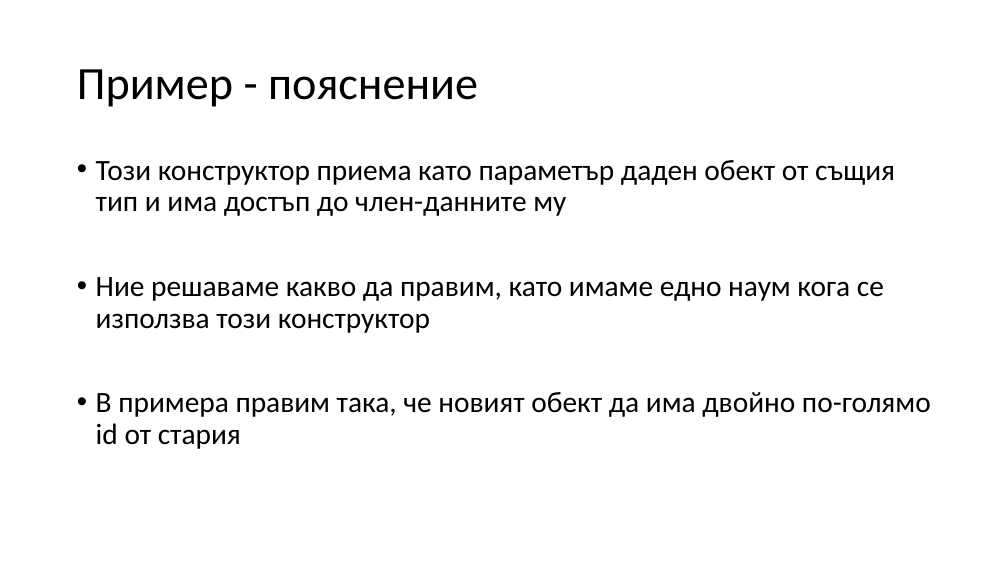
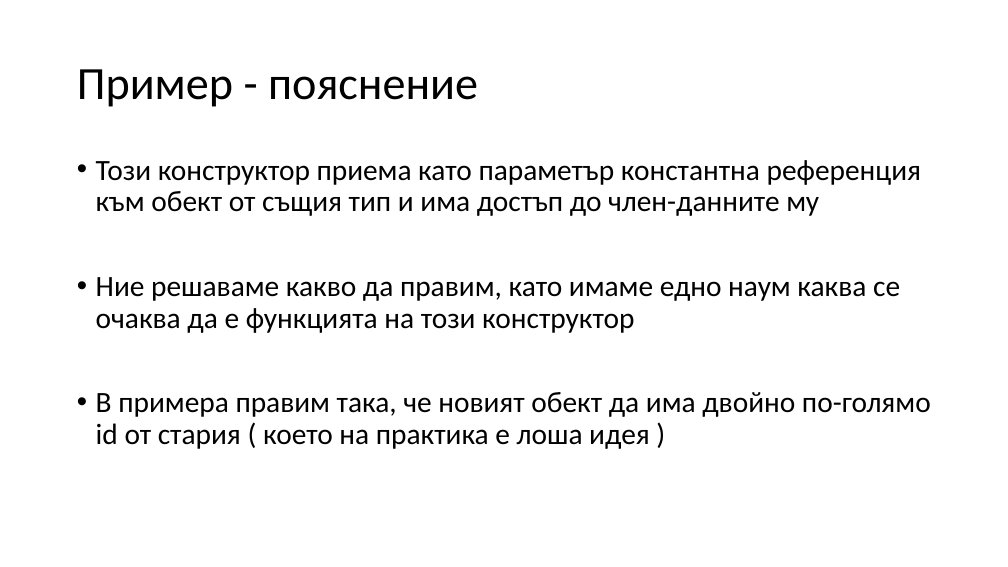
Before and after one commit to Mapmo/Uni-CPP, a slide deck: slide 28 of Object-Oriented Programming/Consultation1/Consultation1_2.pptx. Drawn at 1008x567 pixels with LibreOffice and Linux fonts; fonts in the diff are those of the drawing. Boxes give left, top, right and bottom in pixels: in the first picture for what was removed or moved away, otherwise in the second. Text is boxed around its words. In the diff, an @@ line names an element or a change of style, - is before the commit and + after.

```diff
--- a/Object-Oriented Programming/Consultation1/Consultation1_2.pptx
+++ b/Object-Oriented Programming/Consultation1/Consultation1_2.pptx
@@ text at box(96, 160, 931, 449): text changed @@
-• Този конструктор приема като параметър даден обект от същия тип и има достъп до член-данните му
-• Ние решаваме какво да правим, като имаме едно наум кога се използва този конструктор
-• В примера правим така, че новият обект да има двойно по-голямо id от стария
+• Този конструктор приема като параметър константна референция към обект от същия тип и има достъп до член-данните му
+• Ние решаваме какво да правим, като имаме едно наум каква се очаква да е функцията на този конструктор
+• В примера правим така, че новият обект да има двойно по-голямо id от стария ( което на практика е лоша идея )
```
Also in this commit, not shown: 3 other slides changed, 1 slide added, 2 other files.
